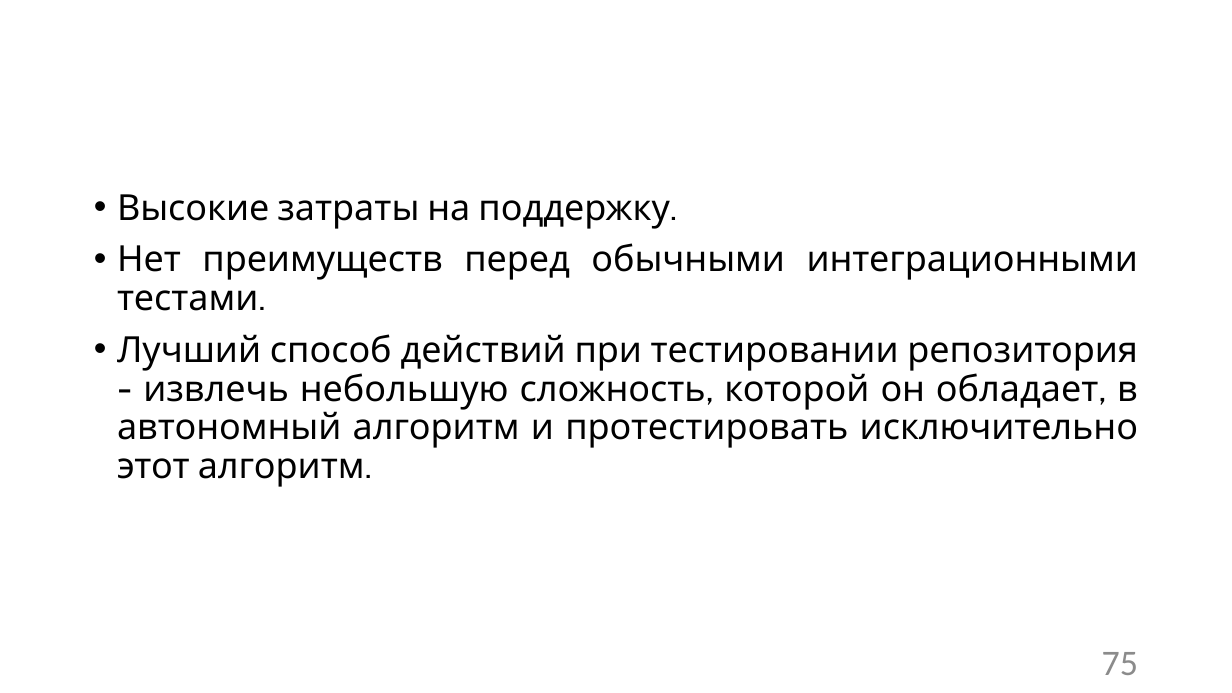
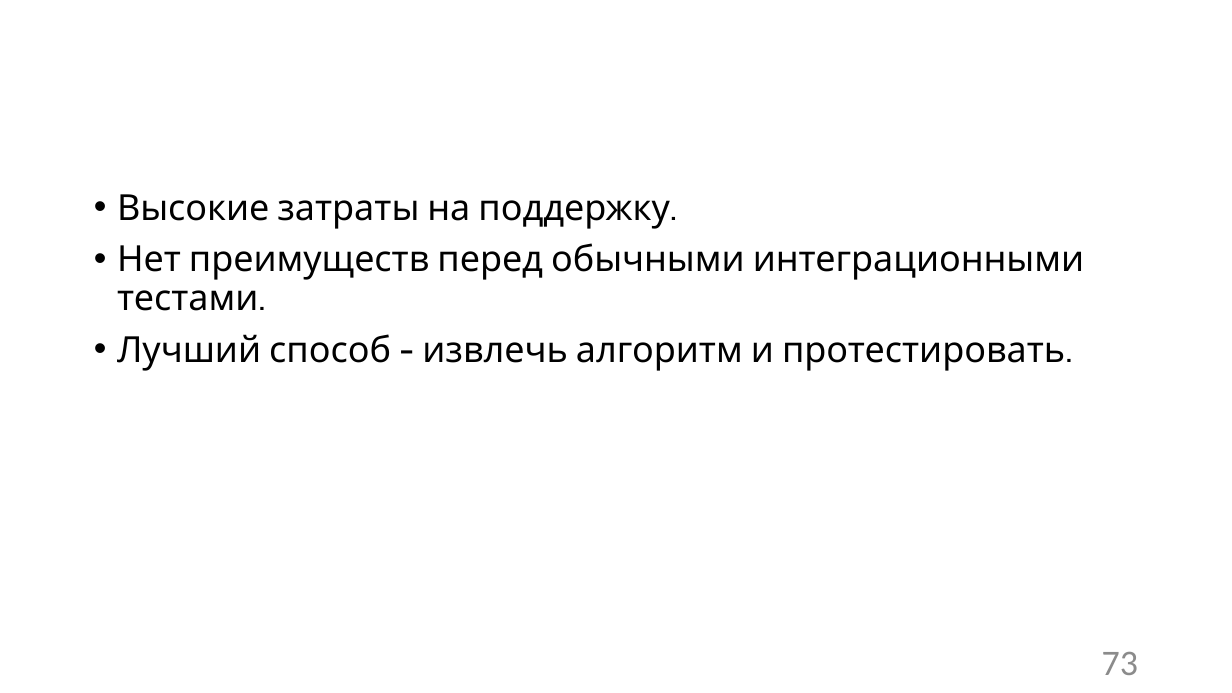
Before and after one commit to Sa1Gur/DbTest.Containers, a slide deck: slide 73 of DbaseTesting.pptx (slide 75 before the commit). Drawn at 1232x693 pixels with LibreOffice and Linux fonts; fonts in the diff are those of the drawing; background and template pictures are left out. Boxes give left, top, right and bottom in pixels: in the first picture for what was removed or moved away, otherwise in the second. Text is boxed around its words. In the diff, an @@ line names an element or a change of style, - is before the commit and + after.

```diff
--- a/DbaseTesting.pptx
+++ b/DbaseTesting.pptx
@@ text at (117, 194, 1084, 311): alignment justified to left @@
@@ text at (117, 334, 1065, 371): text changed @@
-• Лучший способ действий при тестировании репозитория - извлечь небольшую сложность, которой он обладает, в автономный алгоритм и протестировать исключительно этот алгоритм.
+• Лучший способ - извлечь алгоритм и протестировать.
@@ page number at (1102, 652, 1138, 675): text changed @@
-75
+73
```
Also in this commit, not shown: 13 other slides changed, 2 slides removed, 5 other files.
